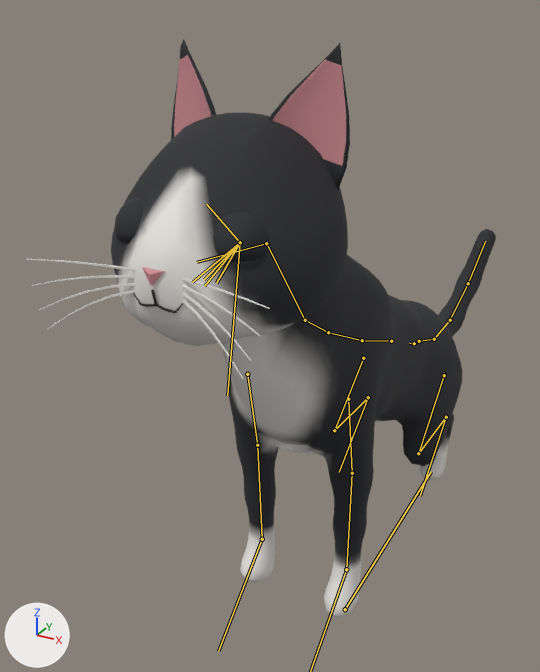
An edit to the glTF model models/cat/out/Cat.glb, drawn before and after from the same camera.
One viewpoint serves both versions: a 50 mm camera at (0.243, -0.624, 0.508) aimed at (-0.09, -0.019, 0.205). Every picture has the same lights, and +X, +Y and +Z are marked at lower left. The first picture is the older version. Both versions are drawn at frame 17 of the action 'IdleGroom'; the numbers are the values there. The bones that change, and the others that lie on the model, are drawn over the model as lines.

Names of what the first picture shows: 'Cat'.
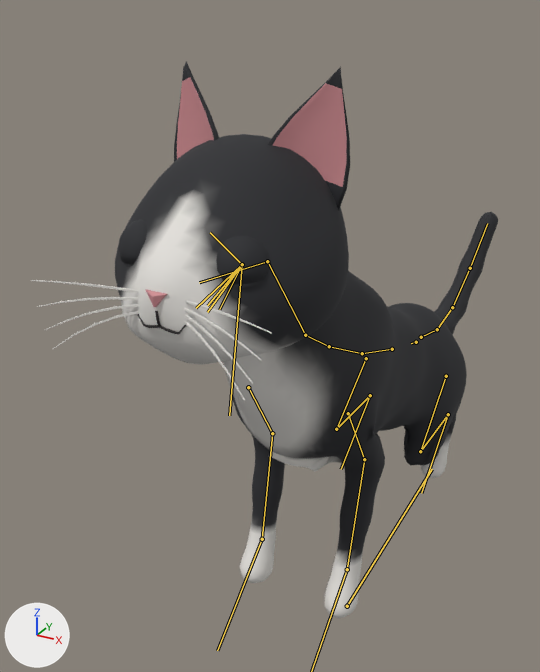
What differs and where, as boxes (x1, y1, x2, y2) in the pictures (540 x 672 px):
```json
{"object": "Cat", "change": "posed", "before": [26, 40, 496, 618], "after": [31, 61, 498, 618]}
{"bone": "Root", "before": "(345, 609) to (431, 471)", "after": "(347, 606) to (432, 469)"}
{"bone": "Hips", "before": "(414, 343) to (409, 343)", "after": "(416, 342) to (411, 343)"}
{"bone": "Spine1", "before": "(391, 341) to (362, 340)", "after": "(392, 349) to (362, 353)"}
{"bone": "Spine2", "before": "(362, 340) to (328, 332)", "after": "(362, 353) to (329, 346)"}
{"bone": "UpperArm.L", "before": "(348, 399) to (352, 473)", "after": "(348, 413) to (364, 459)"}
{"bone": "Forearm.L", "before": "(352, 473) to (346, 569)", "after": "(364, 459) to (347, 569)"}
{"bone": "UpperArm.R", "before": "(247, 374) to (257, 445)", "after": "(248, 387) to (272, 433)"}
{"bone": "Forearm.R", "before": "(257, 445) to (262, 539)", "after": "(272, 433) to (262, 539)"}
{"bone": "Paw.R", "before": "(262, 539) to (218, 651)", "after": "(262, 539) to (217, 650)"}
{"bone": "Thigh.L", "before": "(444, 375) to (418, 453)", "after": "(446, 376) to (420, 451)"}
{"bone": "Shin.L", "before": "(418, 453) to (446, 417)", "after": "(420, 451) to (448, 414)"}
{"bone": "Thigh.R", "before": "(363, 358) to (334, 430)", "after": "(366, 358) to (336, 429)"}
{"bone": "Shin.R", "before": "(334, 430) to (368, 397)", "after": "(336, 429) to (370, 395)"}
```

Edits to the scene script, one JSON object a line:
```json
{"block": "bone_root", "where": "bone_root = bpy.data.objects['CatRig'].pose.bones['Root']"}
{"op": "set", "path": "bone_root.location", "old": "(0.0, -0.005, -0.122)", "new": "(0.0, 0.001, -0.122)"}
{"block": "bone_hips", "where": "bone_hips = bpy.data.objects['CatRig'].pose.bones['Hips']  # child of 'Root'"}
{"op": "set", "path": "bone_hips.rotation_quaternion", "old": "(0.986, -0.17, 0.0, 0.0)", "new": "(0.994, -0.11, 0.0, 0.0)", "note": "degrees (-20, 0, 0) -> degrees (-13, 0, 0)"}
{"block": "bone_spine1", "where": "bone_spine1 = bpy.data.objects['CatRig'].pose.bones['Spine1']  # child of 'Hips'"}
{"op": "set", "path": "bone_spine1.rotation_quaternion", "old": "(1.0, -0.031, 0.0, 0.0)", "new": "(0.998, -0.067, 0.0, 0.0)", "note": "degrees (-4, 0, 0) -> degrees (-8, 0, 0)"}
{"block": "bone_spine2", "where": "bone_spine2 = bpy.data.objects['CatRig'].pose.bones['Spine2']  # child of 'Spine1'"}
{"op": "set", "path": "bone_spine2.rotation_quaternion", "old": "(1.0, -0.024, 0.0, 0.0)", "new": "(0.999, -0.051, 0.0, 0.0)", "note": "degrees (-3, 0, 0) -> degrees (-6, 0, 0)"}
{"block": "bone_upperarm_l", "where": "bone_upperarm_l = bpy.data.objects['CatRig'].pose.bones['UpperArm.L']  # child of 'Chest'"}
{"op": "set", "path": "bone_upperarm_l.rotation_quaternion", "old": "(0.996, 0.09, 0.0, 0.0)", "new": "(0.963, 0.271, 0.0, 0.0)", "note": "degrees (10, 0, 0) -> degrees (31, 0, 0)"}
{"block": "bone_forearm_l", "where": "bone_forearm_l = bpy.data.objects['CatRig'].pose.bones['Forearm.L']  # child of 'UpperArm.L'"}
{"op": "set", "path": "bone_forearm_l.rotation_quaternion", "old": "(0.977, 0.212, 0.0, 0.0)", "new": "(0.995, -0.099, 0.0, 0.0)", "note": "degrees (25, 0, 0) -> degrees (-11, 0, 0)"}
{"block": "bone_paw_l", "where": "bone_paw_l = bpy.data.objects['CatRig'].pose.bones['Paw.L']  # child of 'Forearm.L'"}
{"op": "set", "path": "bone_paw_l.rotation_quaternion", "old": "(0.996, -0.084, 0.0, 0.0)", "new": "(0.999, 0.048, 0.0, 0.0)", "note": "degrees (-10, 0, 0) -> degrees (5, 0, 0)"}
{"block": "bone_upperarm_r", "where": "bone_upperarm_r = bpy.data.objects['CatRig'].pose.bones['UpperArm.R']  # child of 'Chest'"}
{"op": "set", "path": "bone_upperarm_r.rotation_quaternion", "old": "(0.996, 0.09, 0.0, 0.0)", "new": "(0.963, 0.271, 0.0, 0.0)", "note": "degrees (10, 0, 0) -> degrees (31, 0, 0)"}
{"block": "bone_forearm_r", "where": "bone_forearm_r = bpy.data.objects['CatRig'].pose.bones['Forearm.R']  # child of 'UpperArm.R'"}
{"op": "set", "path": "bone_forearm_r.rotation_quaternion", "old": "(0.977, 0.212, 0.0, 0.0)", "new": "(0.995, -0.099, 0.0, 0.0)", "note": "degrees (25, 0, 0) -> degrees (-11, 0, 0)"}
{"block": "bone_paw_r", "where": "bone_paw_r = bpy.data.objects['CatRig'].pose.bones['Paw.R']  # child of 'Forearm.R'"}
{"op": "set", "path": "bone_paw_r.rotation_quaternion", "old": "(0.996, -0.084, 0.0, 0.0)", "new": "(0.999, 0.048, 0.0, 0.0)", "note": "degrees (-10, 0, 0) -> degrees (5, 0, 0)"}
{"block": "bone_thigh_l", "where": "bone_thigh_l = bpy.data.objects['CatRig'].pose.bones['Thigh.L']  # child of 'Hips'"}
{"op": "set", "path": "bone_thigh_l.rotation_quaternion", "old": "(0.999, -0.038, 0.0, 0.0)", "new": "(0.993, -0.117, 0.0, 0.0)", "note": "degrees (-4, 0, 0) -> degrees (-13, 0, 0)"}
{"block": "bone_shin_l", "where": "bone_shin_l = bpy.data.objects['CatRig'].pose.bones['Shin.L']  # child of 'Thigh.L'"}
{"op": "set", "path": "bone_shin_l.rotation_quaternion", "old": "(0.823, 0.567, 0.0, 0.0)", "new": "(0.809, 0.588, 0.0, 0.0)", "note": "degrees (69, 0, 0) -> degrees (72, 0, 0)"}
{"block": "bone_thigh_r", "where": "bone_thigh_r = bpy.data.objects['CatRig'].pose.bones['Thigh.R']  # child of 'Hips'"}
{"op": "set", "path": "bone_thigh_r.rotation_quaternion", "old": "(0.999, -0.038, 0.0, 0.0)", "new": "(0.993, -0.117, 0.0, 0.0)", "note": "degrees (-4, 0, 0) -> degrees (-13, 0, 0)"}
{"block": "bone_shin_r", "where": "bone_shin_r = bpy.data.objects['CatRig'].pose.bones['Shin.R']  # child of 'Thigh.R'"}
{"op": "set", "path": "bone_shin_r.rotation_quaternion", "old": "(0.823, 0.567, 0.0, 0.0)", "new": "(0.809, 0.588, 0.0, 0.0)", "note": "degrees (69, 0, 0) -> degrees (72, 0, 0)"}
```
